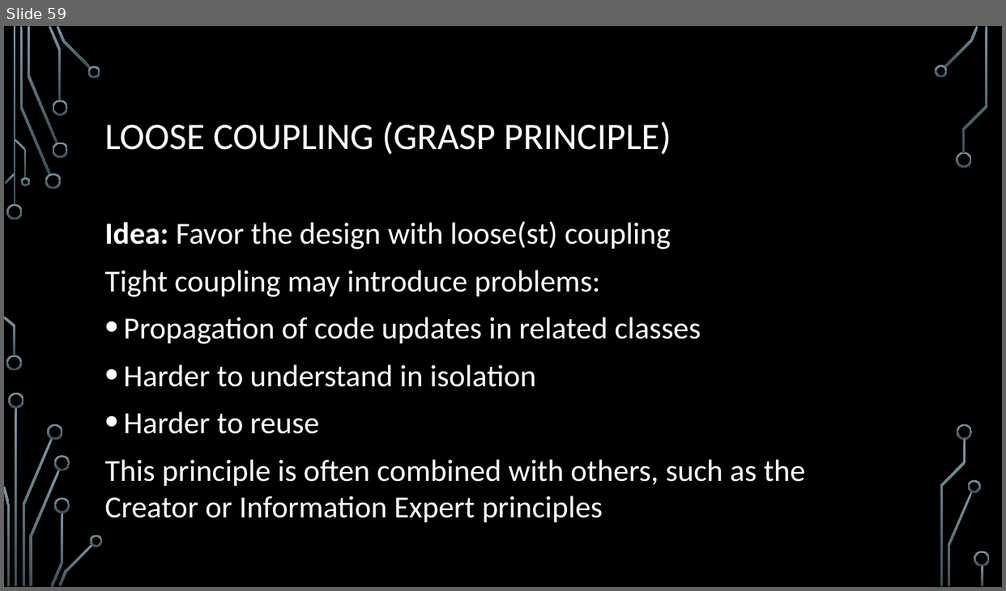
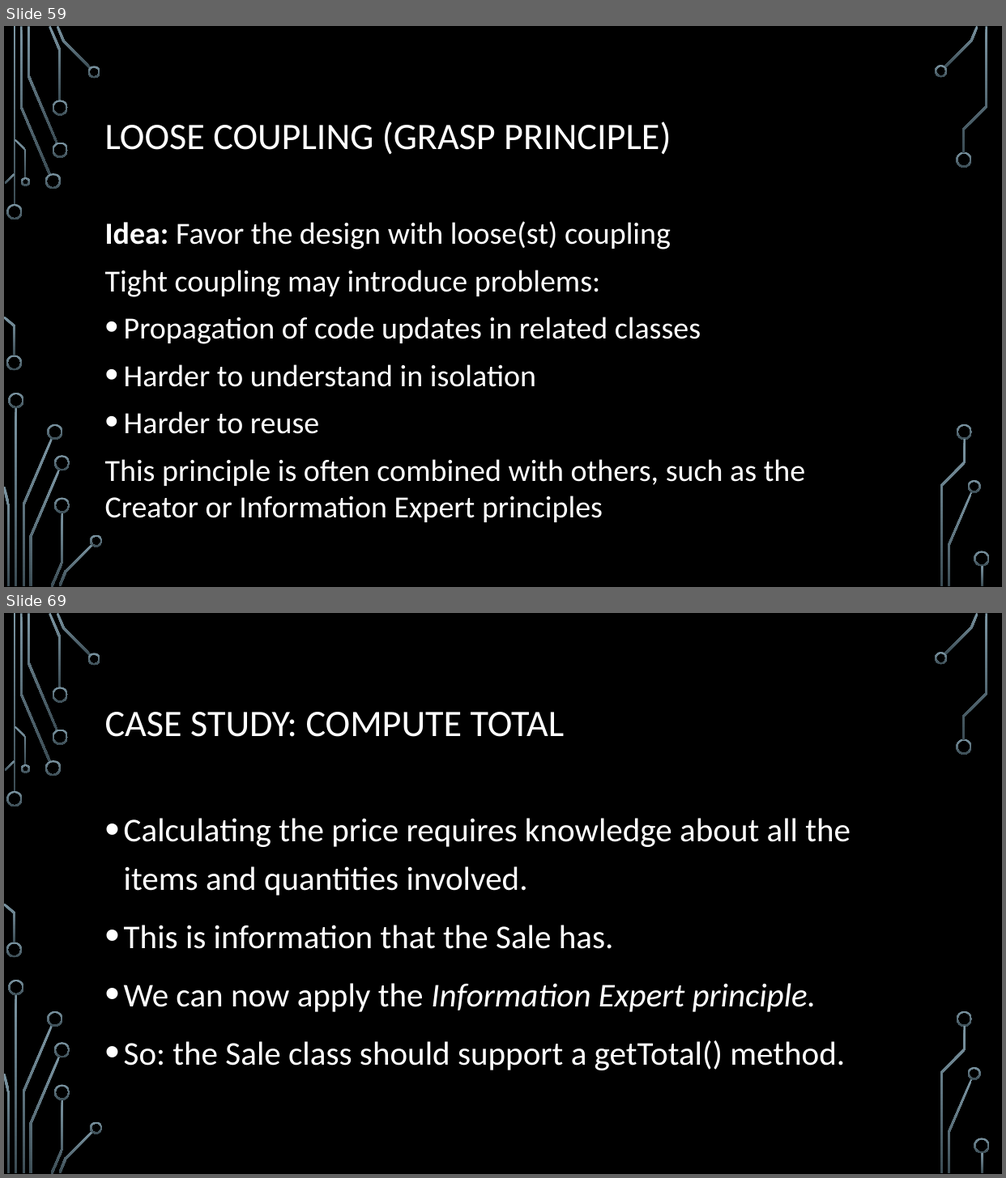
Before and after one commit to egges/mso, a slide deck: slides/Object-oriented Design.pptx. Shown one above the other, each under a label of ours: slide 59 before the commit, slides 59 and 69 after it; the slides between them are not shown. The pictures are 1006x591 and 1006x1178 pixels, drawn with LibreOffice and Linux fonts; fonts in the diff are those of the drawing; background and template pictures are left out. Boxes give left, top, right and bottom in pixels: in the first picture for what was removed or moved away, otherwise in the second. Text is boxed around its words. In the diff, an @@ line names an element or a change of style, - is before the commit and + after.

```diff
--- a/slides/Object-oriented Design.pptx
+++ b/slides/Object-oriented Design.pptx
@@ slide 69 added at <box>4,613,1002,1174</box>, background picture (left out); not listed: 36 template elements that a slide beside it also shows @@
@@ title added at <box>105,712,565,737</box>, 36 pt, text #FFFFFF @@
+CASE STUDY: COMPUTE TOTAL
@@ text added at <box>124,818,850,1071</box>, 32 pt, text #FFFFFF @@
+• Calculating the price requires knowledge about all the items and quantities involved.
+• This is information that the Sale has.
+• We can now apply the Information Expert principle.
+• So: the Sale class should support a getTotal() method.
```
Also in this commit, not shown: 16 other slides added.
